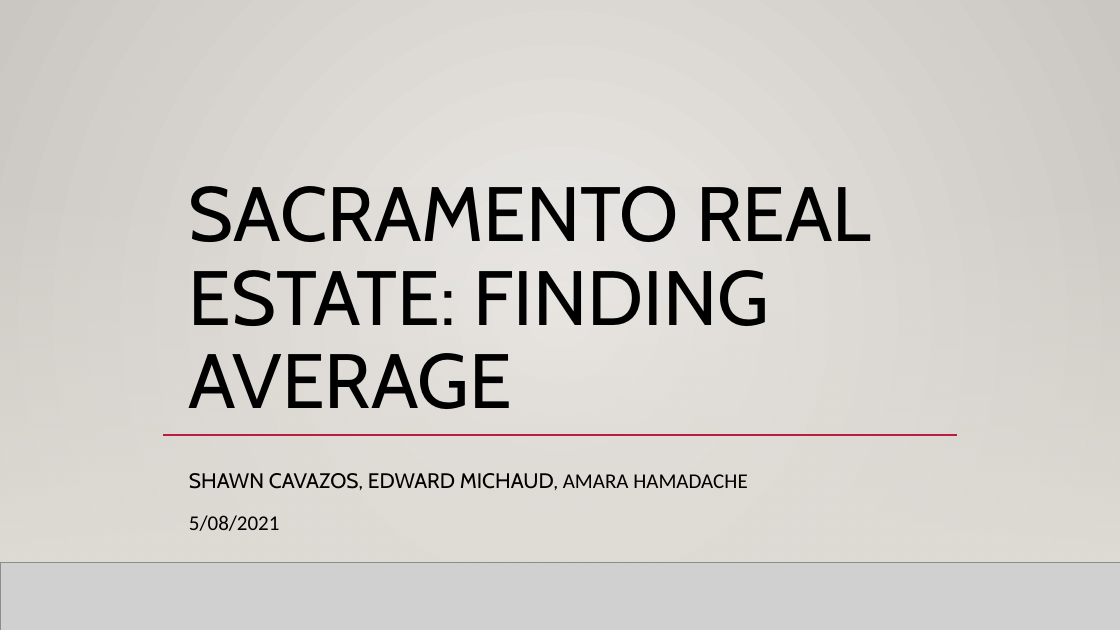
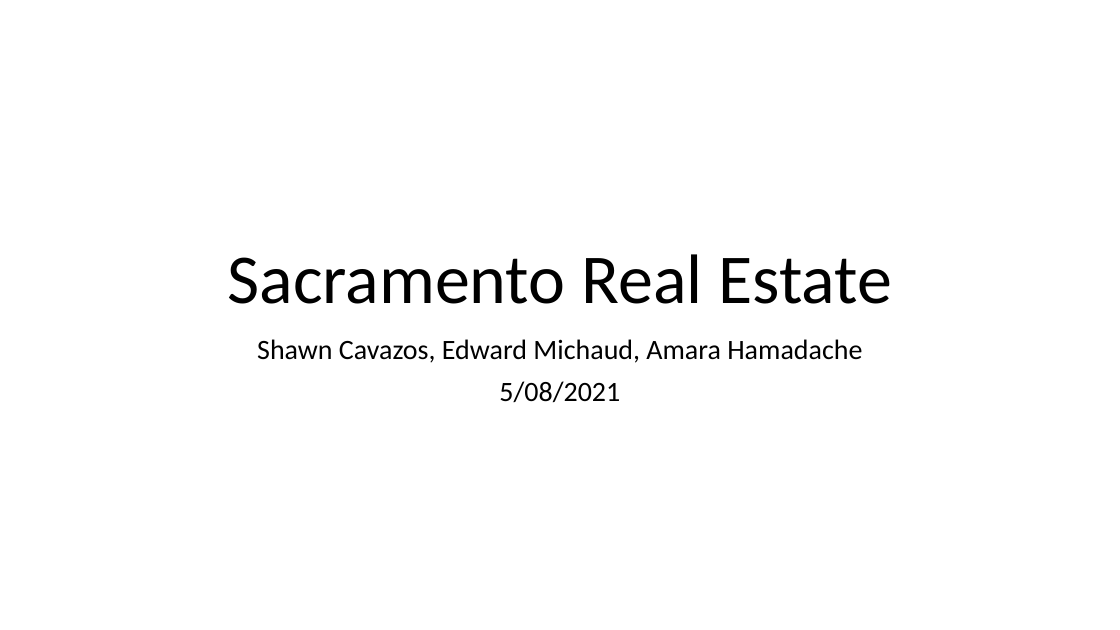
Before and after one commit to scavazos4/Project_One, a slide deck: slide 1 of Sacramento Real Estate.pptx. Drawn at 1120x630 pixels with LibreOffice and Linux fonts; fonts in the diff are those of the drawing; grey boxes stand for pictures; background and template pictures are left out. Boxes give left, top, right and bottom in pixels: in the first picture for what was removed or moved away, otherwise in the second. Text is boxed around its words. In the diff, an @@ line names an element or a change of style, - is before the commit and + after.

```diff
--- a/Sacramento Real Estate.pptx
+++ b/Sacramento Real Estate.pptx
@@ background gradient #ECEAE7 to #CAC7C1 to picture (left out) @@
@@ rectangle removed at (0,0,1120,630) @@
@@ rectangle removed at (0,186,1120,563) @@
@@ rectangle removed at (0,186,1120,563) @@
@@ title at (227,254,892,304): text changed; size 66 to 60 pt; font Cabin to Calibri @@
-SACRAMENTO REAL ESTATE: FINDING AVERAGE
+Sacramento Real Estate
@@ line removed from (222, 324) to (1016, 324) @@
@@ subtitle "Shawn Cavazos, Edward Michaud, Amara ...": place and size @@
-subtitle "Shawn Cavazos, Edward Michaud, Amara ..." at (189,473,747,531)
+subtitle "Shawn Cavazos, Edward Michaud, Amara ..." at (257,339,862,403)
@@ subtitle at (257,339,862,363): text changed; size 18 to 24 pt; font Cabin to Calibri @@
-SHAWN CAVAZOS, EDWARD MICHAUD, AMARA HAMADACHE
+Shawn Cavazos, Edward Michaud, Amara Hamadache
@@ subtitle at (499,381,620,403): size 18 to 24 pt in "5/08/2021"; alignment left to centre; line spacing 1.2 to 0.9 @@
@@ line removed from (163, 435) to (958, 435) @@
@@ line removed from (0, 563) to (1120, 563) @@
@@ picture removed at (0,563,1120,630) @@
```
Also in this commit, not shown: 4 other slides changed, 7 slides added, 9 slides removed.
